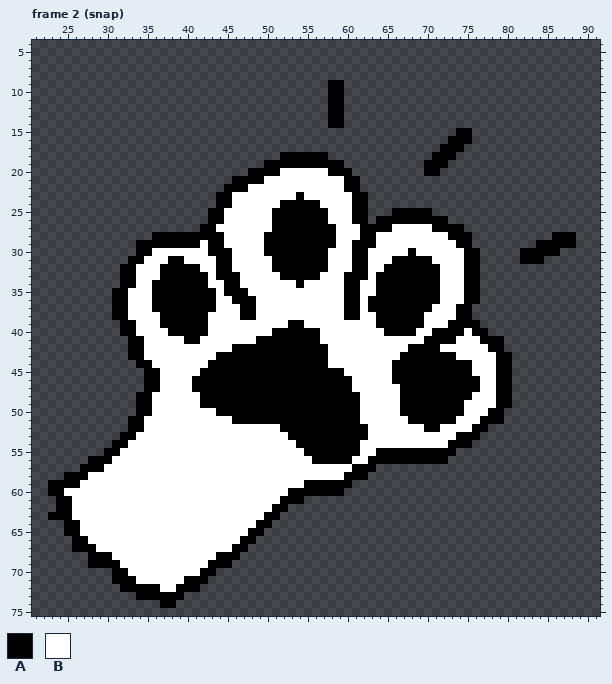
Pixel-art file, stored at skill/shoulder-tap/ui/sprites/skins/cat-paw/snap.aseprite. This is how it looked before the edit.
96x80 pixels, 9 frames. Shown: frame 2 (snap): x 21..91, y 4..75. The commit also changed other frames, which this record leaves out.
Visible layers, top first: "Action marks - 2px", "Toe creases and pads", "Continuous 2px outline", "White fur".
Palette (. is transparent): A #000000  B #ffffff
Pixels before, frame 2 (snap) (only the part around the change), first column x 45:
 4 ...............................................
 5 ...............................................
 6 ...............................................
 7 ...............................................
 8 ...............................................
 9 .............AA................................
10 .............AA................................
11 .............AA................................
12 .............AA................................
13 .............AA................................
14 .............AA................................
15 .............................AA................
16 ............................AAA................
17 ...........................AAA.................
18 .......AAAAAA.............AAA..................
19 .....AAAAAAAAAA..........AAA...................
20 ...AAAABBBBBBAAA.........AA....................
21 .AAAABBBBBBBBBBAA..............................
22 AAABBBBBBBBBBBBAA..............................
23 ABBBBBBBBABBBBBBAA.............................
24 ABBBBBBAAAAABBBBAA.............................
25 BBBBBBAAAAAAABBBAA...AAAAA.....................
26 BBBBBBAAAAAAABBBAA.AAAAAAAAA...................
27 BBBBBBAAAAAAAABBBAAAABBBBBAAAA.................
28 BBBBBAAAAAAAAABBBAABBBBBBBBBAAA..........AAA...
29 BBBBBAAAAAAAAABBAAABBBBBBBBBBAA........AAAAA...
30 ABBBBAAAAAAAABBBAABBBBBABBBBBBAA.....AAAAA.....
31 ABBBBBAAAAAAABBBAABBBAAAAABBBBAA.....AAA.......
32 ABBBBBAAAAAAABBBAABBAAAAAAABBBAA...............
33 AABBBBBAAAAABBBAAABAAAAAAAABBBAA...............
34 AABBBBBBBABBBBBAABBAAAAAAAABBBAA...............
35 AAABBBBBBBBBBBBAABBAAAAAAAABBBAA...............
36 BAAABBBBBBBBBBBAABAAAAAAAAABBBAA...............
37 BBAABBBBBBBBBBBAABAAAAAAAABBBAA................
38 BBAABBBBBBBBBBBAABBAAAAAABBBBAA................
And afterwards:
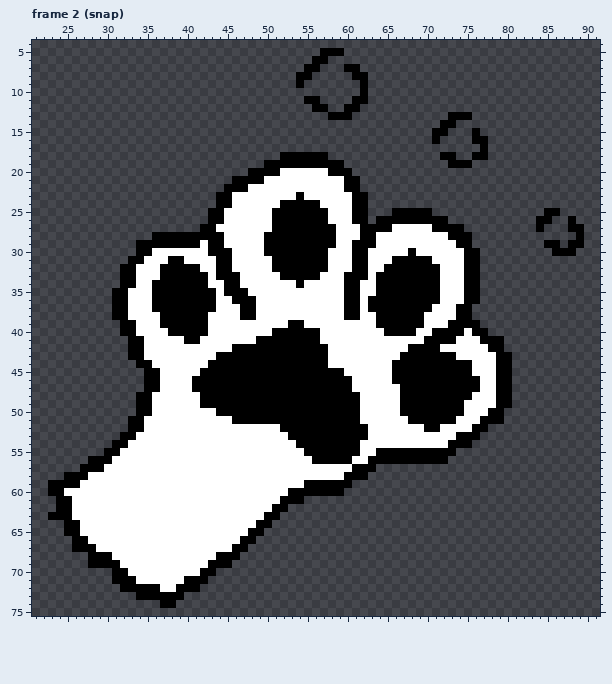
The exact change:
Frame 2 (snap), layer "Action puffs - cat only":
y 5: x 57..59 ... -> AAA
y 6: x 56..57 .. -> AA
y 7: x 55..56 .. -> AA; x 60..61 .. -> AA
y 8: x 54..55 .. -> AA; x 61..62 .. -> AA
y 9: x 54 . -> A; x 58..59 AA -> ..; x 62 . -> A
y 10: x 58..59 AA -> ..; x 62 . -> A
y 11: x 55..56 .. -> AA; x 58..59 AA -> ..; x 61..62 .. -> AA
y 12: x 56..61 ..AA.. -> AA..AA
y 13: x 60 . -> A; x 73..75 ... -> AAA
y 14: x 58..59 AA -> ..; x 72..73 .. -> AA
y 15: x 71..72 .. -> AA; x 74..76 AA. -> ..A
y 16: x 71 . -> A; x 73..77 AAA.. -> ...AA
y 17: x 72..74 AAA -> ...; x 77 . -> A
y 18: x 71 A -> .; x 76..77 .. -> AA
y 19: x 70..75 AAA... -> ...AAA
y 20: x 70..71 AA -> ..
y 25: x 85..86 .. -> AA
y 26: x 84..85 .. -> AA; x 88 . -> A
y 27: x 84 . -> A; x 88..89 .. -> AA
y 28: x 86..89 AAA. -> ...A
y 29: x 84 A -> .; x 87 A -> .; x 89 . -> A
y 30: x 82..85 AAAA -> ....; x 87..88 .. -> AA
y 31: x 82..84 AAA -> ...
